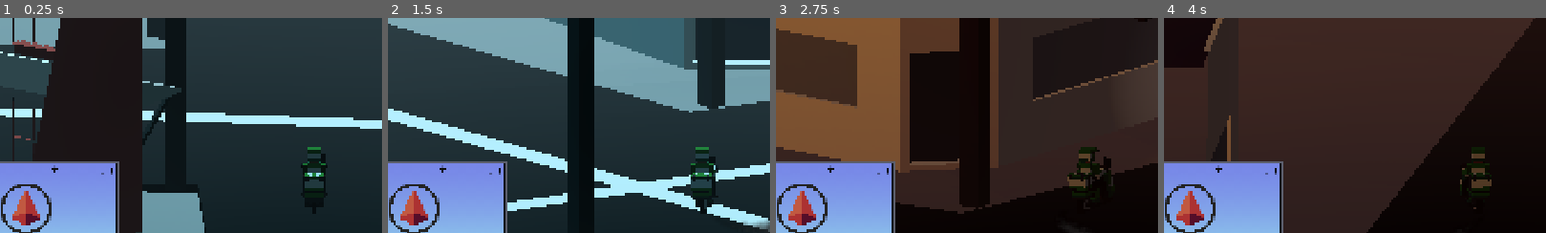
Above: before the commit, frames 1-4 (left to right).
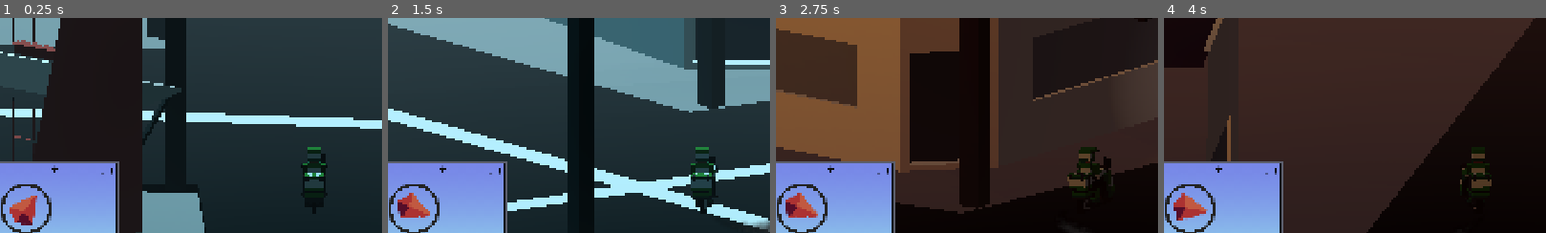
Above: after the commit, the same moments.

Repository: aunpyz0/gig
Game: Godot game, scene res://town/town_scene.tscn
Same seed, same stepped clock (60 frames per second), same inputs: the game is played once before the commit and once after it.
Inputs (mouse positions are % of the whole screen's width and height, from its top left):
- Up to frame 1 (0.25 s): no input
- Up to frame 2 (1.5 s): move the mouse to (72, 45) at 0.52 s; hold D (turn_right) 0.53-1.28 s; hold Shift (boost) 0.53-1.28 s; click (72, 45) at 0.67 s; move the mouse to (30, 55) at 1.27 s; hold Escape (back) from 1.28 s (still down); tap C (cycle_camera) at 1.35 s
- Up to frame 3 (2.75 s): move the mouse to (60, 28) at 2.02 s; release Escape (back) at 2.03 s; hold D (turn_right) from 2.03 s (still down); hold M (cycle_mood) from 2.03 s (still down)
- Up to frame 4 (4 s): move the mouse to (45, 70) at 2.77 s; release D (turn_right) at 2.78 s; release M (cycle_mood) at 2.78 s; hold W (accelerate) 2.78-3.53 s; tap H (honk) at 2.85 s; click (45, 70) at 2.92 s; move the mouse to (80, 65) at 3.52 s; hold A (turn_left) from 3.53 s (still down); hold L (toggle_headlights) from 3.53 s (still down)
The pictures show only the part of the screen within x 9-59%, y 28-78%; the shares and areas given below are measured in that part.

The runs differ from the first frame. In frame 1, 0.5% of the frame differs, in the area x 2-11%, y 80-97%; in frame 2, 0.7%; in frame 3, 0.8%; in frame 4, 0.7%.
Error before the commit: Cannot call method 'add_child' on a null value. (res://town/world.gd:18)

Commit message:
Add dropoff pins in front of houses

Diff:
--- a/town/city.tscn
+++ b/town/city.tscn
@@ -60,8 +60,14 @@
 [node name="Hotel_v1" parent="Buildings/Houses" unique_id=1307810706 groups=["houses"] instance=ExtResource("7_c76l0")]
 transform = Transform3D(-0.66916984, 0, -0.74310946, 0, 1, 0, 0.74310946, 0, -0.66916984, -40.59424, 0, 35.144287)
 
+[node name="Dropoff" type="Node3D" parent="Buildings/Houses/Hotel_v1" unique_id=524589684 groups=["drop-off"]]
+transform = Transform3D(1, 0, 0, 0, 1, 0, 0, 0, 1, 0, 0, 3.9464192)
+
 [node name="Apartment_v1" parent="Buildings/Houses" unique_id=973859537 groups=["houses"] instance=ExtResource("2_ueojo")]
-transform = Transform3D(0.99727726, 0, -0.07374324, 0, 1, 0, 0.07374324, 0, 0.99727726, -18.945204, 0.24195355, 16.786526)
+transform = Transform3D(0.99727726, 0, -0.07374324, 0, 1, 0, 0.07374324, 0, 0.99727726, -18.883196, 0.24195355, 15.947959)
+
+[node name="Dropoff" type="Node3D" parent="Buildings/Houses/Apartment_v1" unique_id=462007099 groups=["drop-off"]]
+transform = Transform3D(0.99999994, 0, 0, 0, 1, 0, 0, 0, 0.99999994, -3.073364e-08, 0, 6.5479093)
 
 [node name="Shops" type="Node3D" parent="Buildings" unique_id=2026962371]
 
